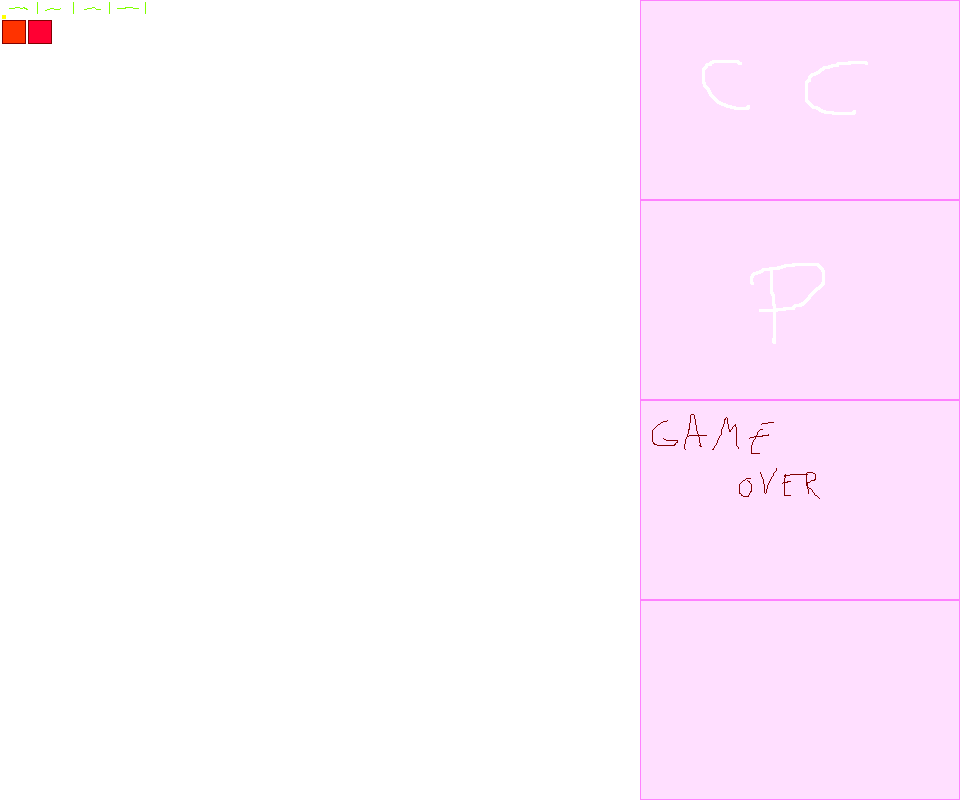
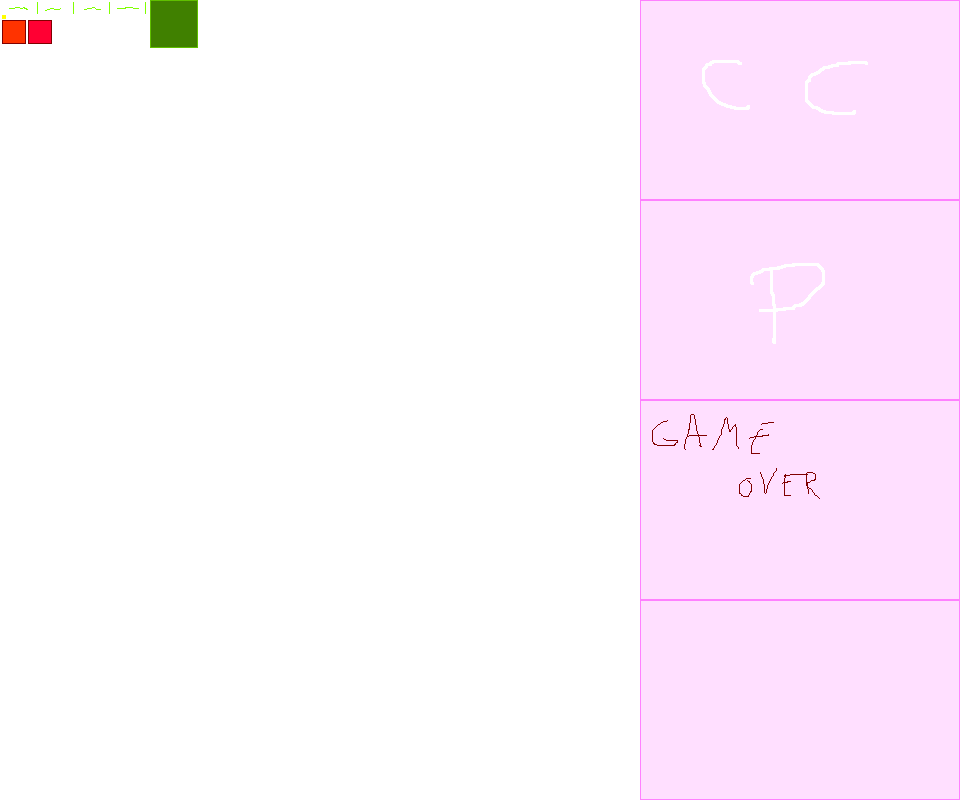
Revision of a layered (960, 800) image; what changed, layer by layer:
painted on "sprites" over [150, 0, 198, 48]
